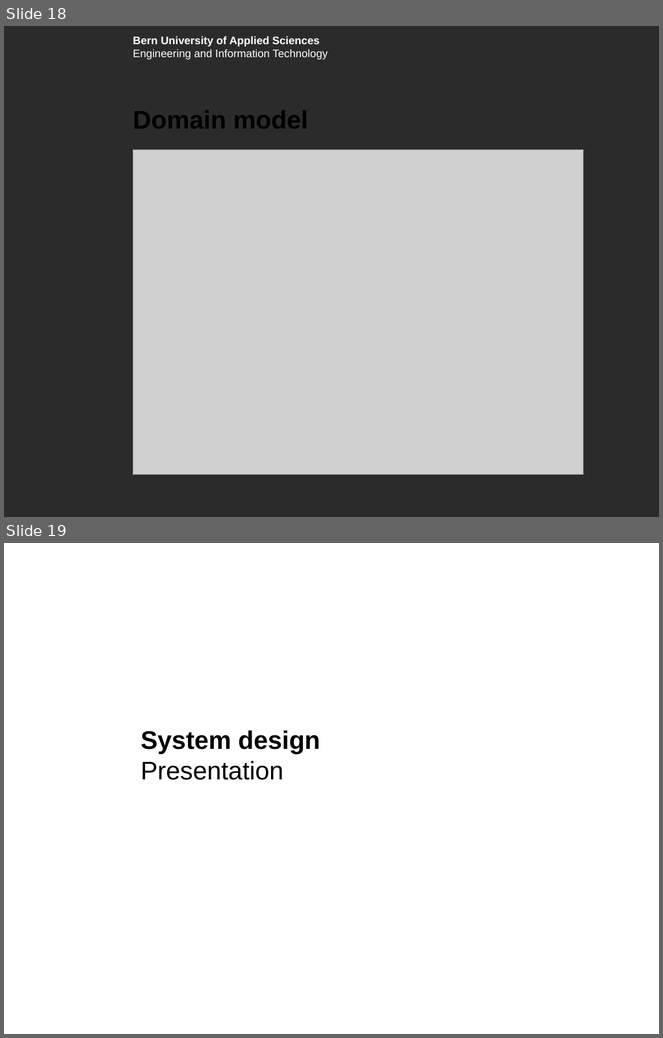
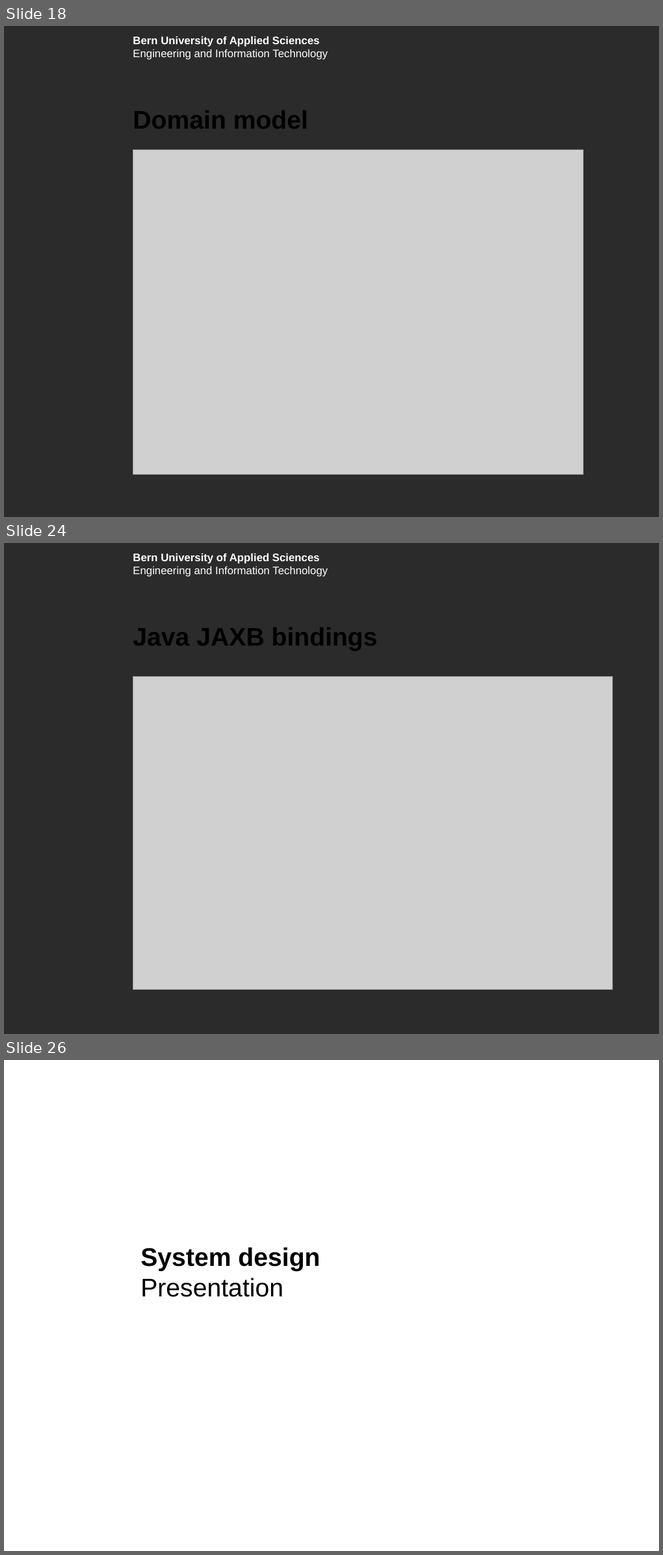
Before and after one commit to boskoop/comet-pinball, a slide deck: doc/presentation/presentation.pptx. Shown one above the other, each under a label of ours: slides 18 and 19 before the commit, slides 18, 24 and 26 after it; the slides between them are not shown. The pictures are 663x1038 and 663x1555 pixels, drawn with LibreOffice and Linux fonts; fonts in the diff are those of the drawing; grey boxes stand for pictures; background and template pictures are left out; a plain dark background stands for a picture behind light text. Boxes give left, top, right and bottom in pixels: in the first picture for what was removed or moved away, otherwise in the second. Text is boxed around its words. In the diff, an @@ line names an element or a change of style, - is before the commit and + after.

```diff
--- a/doc/presentation/presentation.pptx
+++ b/doc/presentation/presentation.pptx
@@ slide 24 added at (4, 543, 659, 1034), background picture (left out); not listed: 1 template element that a slide beside it also shows @@
@@ title added at (133, 627, 378, 651), 28 pt, text #000000, bold @@
+Java JAXB bindings
@@ picture added at (133, 677, 613, 990) @@
@@ what was slide 19 is now slide 26 @@
```
Also in this commit, not shown: 1 slide changed, 6 other slides added, 1 other file.
